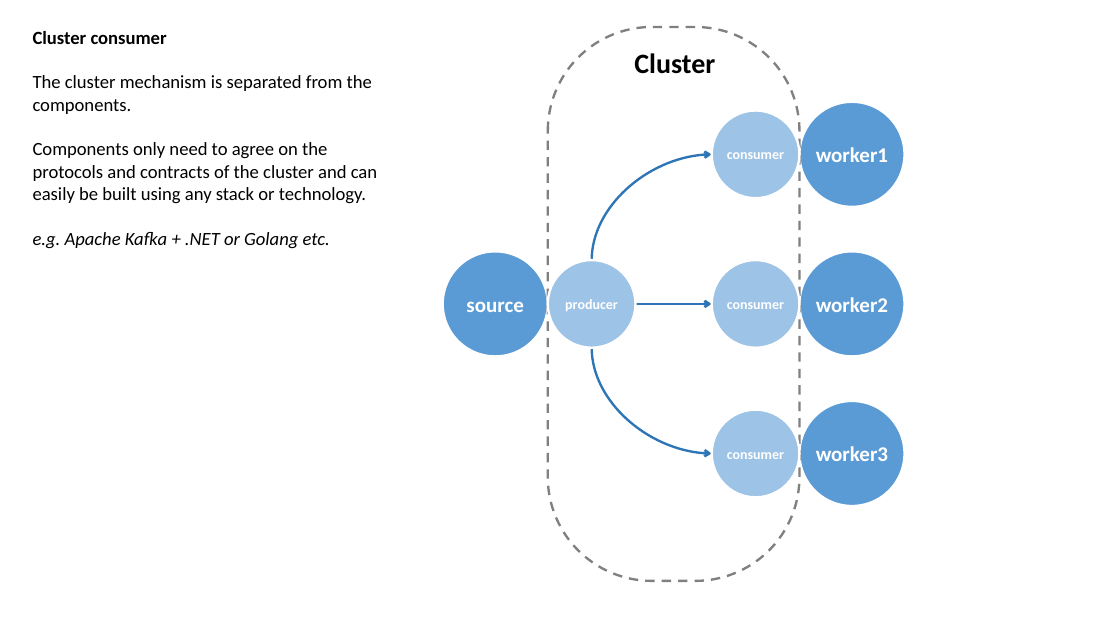
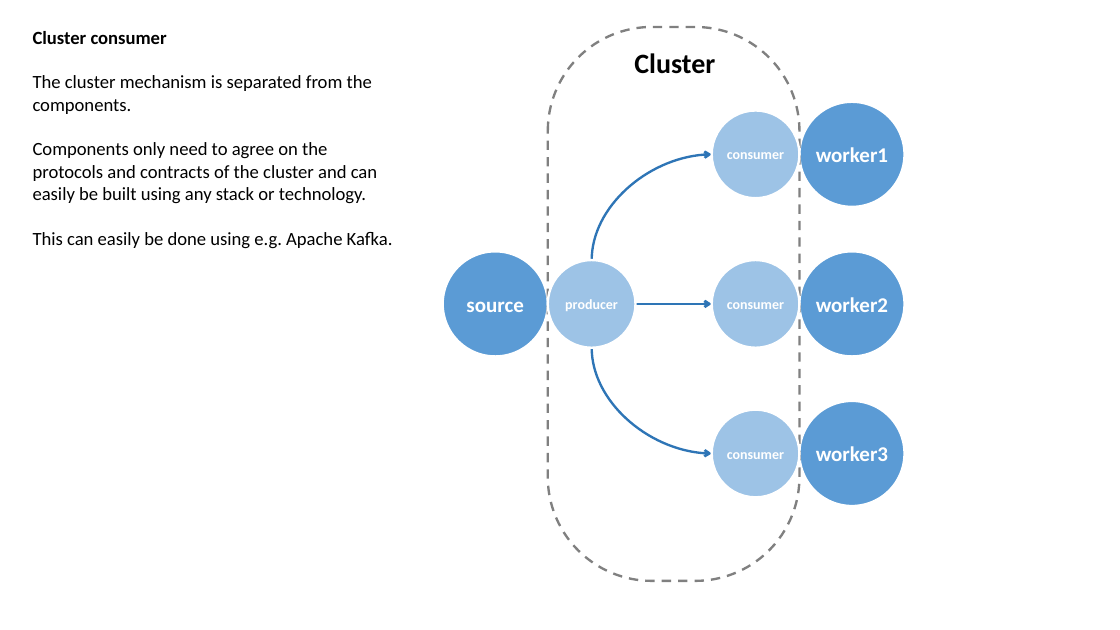
Before and after one commit to rogeralsing/Presentations, a slide deck: slide 5 of ClusterSoftware/cluster.pptx. Drawn at 1120x630 pixels with LibreOffice and Linux fonts; fonts in the diff are those of the drawing. Boxes give left, top, right and bottom in pixels: in the first picture for what was removed or moved away, otherwise in the second. Text is boxed around its words. In the diff, an @@ line names an element or a change of style, - is before the commit and + after.

```diff
--- a/ClusterSoftware/cluster.pptx
+++ b/ClusterSoftware/cluster.pptx
@@ text at [33,232,393,249]: text changed; italic off @@
-e.g. Apache Kafka + .NET or Golang etc.
+This can easily be done using e.g. Apache Kafka.
```
Also in this commit, not shown: 1 other slide changed.
